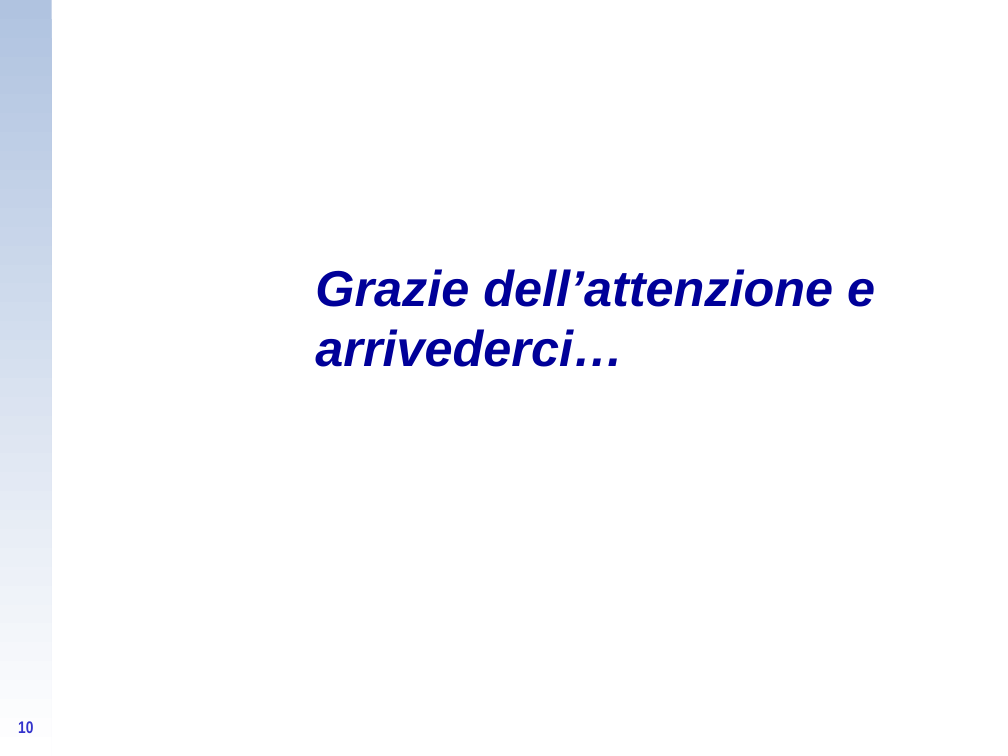
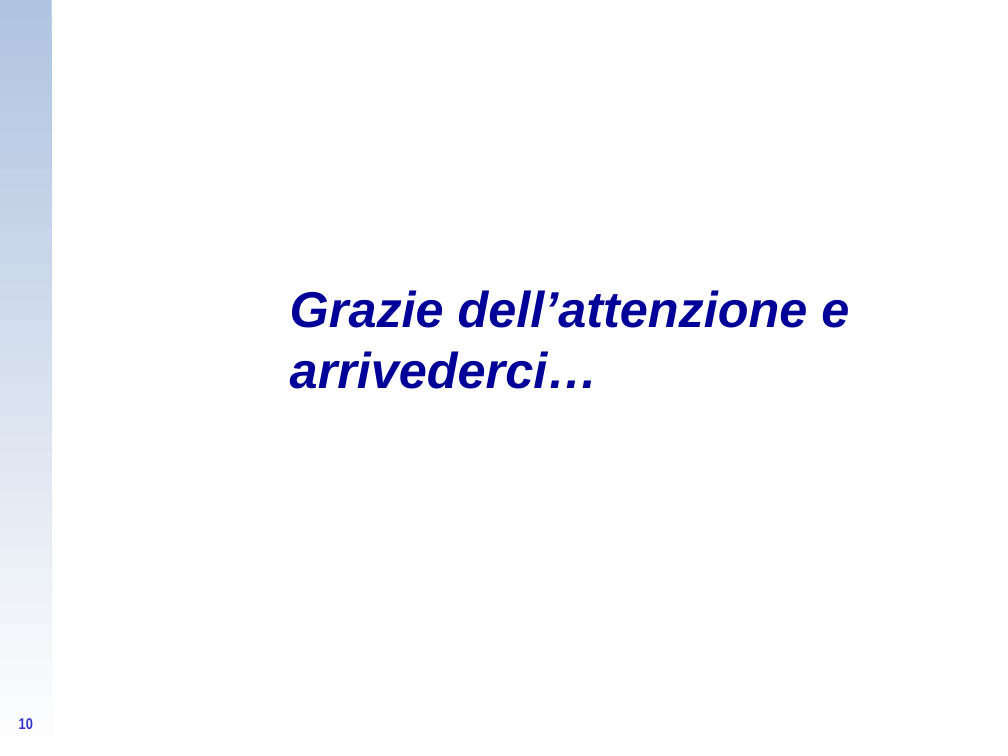
Before and after one commit to CampelloManuel/progetto-esame, a slide deck: slide 10 of tesina/Fusco Alberto.ppt. Drawn at 1008x756 pixels with LibreOffice and Linux fonts; fonts in the diff are those of the drawing; background and template pictures are left out. Boxes give left, top, right and bottom in pixels: in the first picture for what was removed or moved away, otherwise in the second. Text is boxed around its words. In the diff, an @@ line names an element or a change of style, - is before the commit and + after.

```diff
--- a/tesina/Fusco Alberto.ppt
+++ b/tesina/Fusco Alberto.ppt
@@ text "Grazie dell’attenzione e arrivederci…": place and size @@
-text "Grazie dell’attenzione e arrivederci…" at [315,269,875,367]
+text "Grazie dell’attenzione e arrivederci…" at [290,290,849,389]
@@ page number at [19,718,33,729]: size 12 to 11.1 pt; line spacing 1 to 0.9 @@
```
Also in this commit, not shown: 4 other slides changed, 5 slides added, 5 slides removed.
